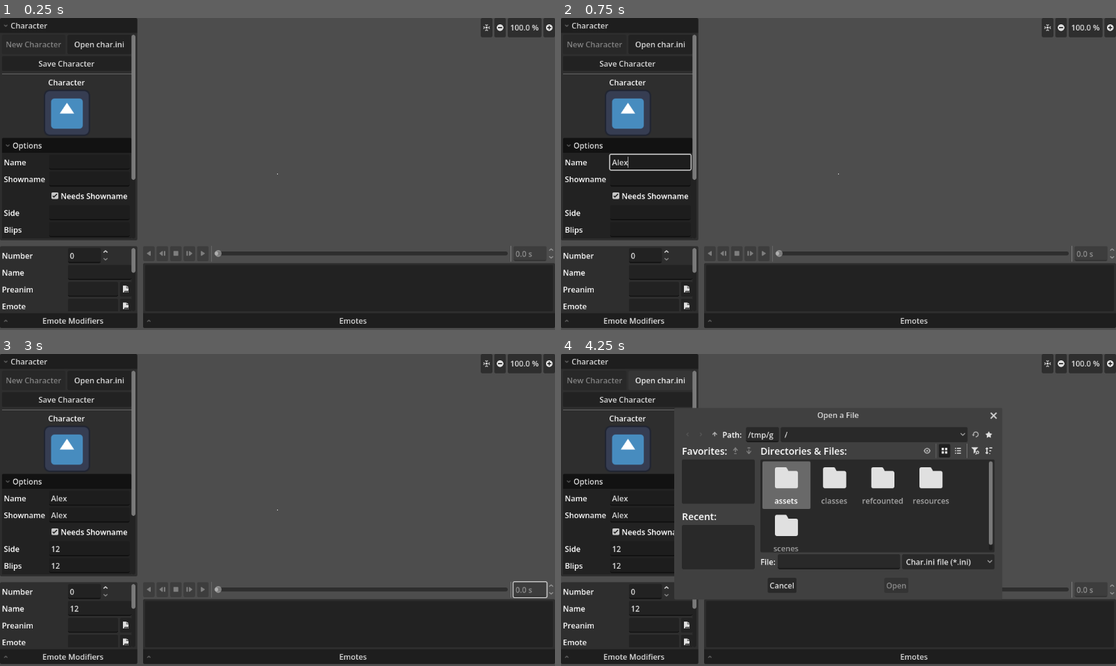
Above: before the commit, frames 1-4 (two rows, left to right).
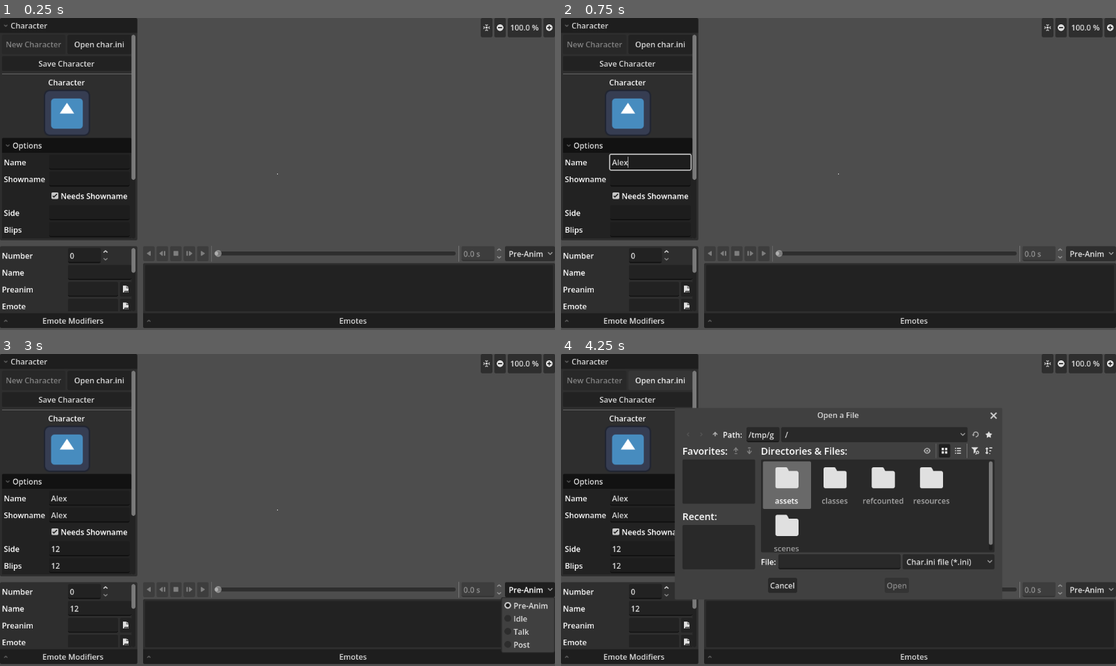
Above: after the commit, the same moments.

Repository: Crystalwarrior/KFO-CharMaker
Game: Godot game, scene res://scenes/main.tscn
Two runs of this game, one before a commit and one after it. Both use one fixed random seed, a clock stepped at 60 frames per second and the inputs below. The engine's default icon, where the game draws it, is replaced by a stand-in: a white triangle on a blue panel in a dark square.
Inputs (mouse positions are in pixels of both pictures, inside the frame that each line leads up to):
- Up to frame 1 (0.25 s): no input
- Up to frame 2 (0.75 s): click (649, 161) at 0.52 s; type "Alex" at 0.6 s
- Up to frame 3 (3 s): click (88, 516) at 0.75 s; type "Alex" at 0.83 s; click (88, 547) at 0.98 s; type "12" at 1.07 s; click (88, 566) at 1.27 s; type "12" at 1.35 s; click (88, 581) at 1.5 s; type "12" at 1.58 s; click (88, 600) at 1.73 s; type "12" at 1.82 s; click (88, 616) at 2.02 s; type "12" at 2.1 s; click (88, 631) at 2.25 s; type "12" at 2.33 s; click (99, 609) at 2.48 s; type "12" at 2.57 s; click (527, 591) at 2.75 s, where only the run after the commit has a clickable "Pre-Anim"
- Up to frame 4 (4.25 s): click "Open char.ini" at 3.5 s

The runs differ from the first frame. In frame 1, 0.3% of the frame differs, in the area x 81-100%, y 73-79%; in frame 2, 0.3%; in frame 3, 1.9%, in the area x 81-100%, y 72-96%; in frame 4, 1.3%.
Error in both runs: Invalid assignment of property or key 'char_name' with value of type 'String' on a base object of type 'Nil'. (res://scenes/char_converter.gd:181)

Commit message:
Add animation option button (no functionality yet)

Diff:
--- a/scenes/char_converter.tscn
+++ b/scenes/char_converter.tscn
@@ -455,9 +455,30 @@
 [node name="VBoxContainer" type="VBoxContainer" parent="HSplitContainer/CenterSplitContainer" unique_id=128698260]
 layout_mode = 2
 
-[node name="AnimationButtons" parent="HSplitContainer/CenterSplitContainer/VBoxContainer" unique_id=696682605 instance=ExtResource("7_wijlb")]
-unique_name_in_owner = true
-layout_mode = 2
+[node name="HBoxContainer" type="HBoxContainer" parent="HSplitContainer/CenterSplitContainer/VBoxContainer" unique_id=333832416]
+layout_mode = 2
+
+[node name="AnimationButtons" parent="HSplitContainer/CenterSplitContainer/VBoxContainer/HBoxContainer" unique_id=696682605 instance=ExtResource("7_wijlb")]
+unique_name_in_owner = true
+layout_mode = 2
+size_flags_horizontal = 3
+
+[node name="HBoxContainer" type="HBoxContainer" parent="HSplitContainer/CenterSplitContainer/VBoxContainer/HBoxContainer" unique_id=148867730]
+layout_mode = 2
+
+[node name="AnimationOptionButton" type="OptionButton" parent="HSplitContainer/CenterSplitContainer/VBoxContainer/HBoxContainer/HBoxContainer" unique_id=249581653]
+unique_name_in_owner = true
+layout_mode = 2
+selected = 0
+item_count = 4
+popup/item_0/text = "Pre-Anim"
+popup/item_0/id = 0
+popup/item_1/text = "Idle"
+popup/item_1/id = 1
+popup/item_2/text = "Talk"
+popup/item_2/id = 2
+popup/item_3/text = "Post"
+popup/item_3/id = 3
 
 [node name="EmotesFold" type="FoldableContainer" parent="HSplitContainer/CenterSplitContainer/VBoxContainer" unique_id=2086862974]
 layout_mode = 2
